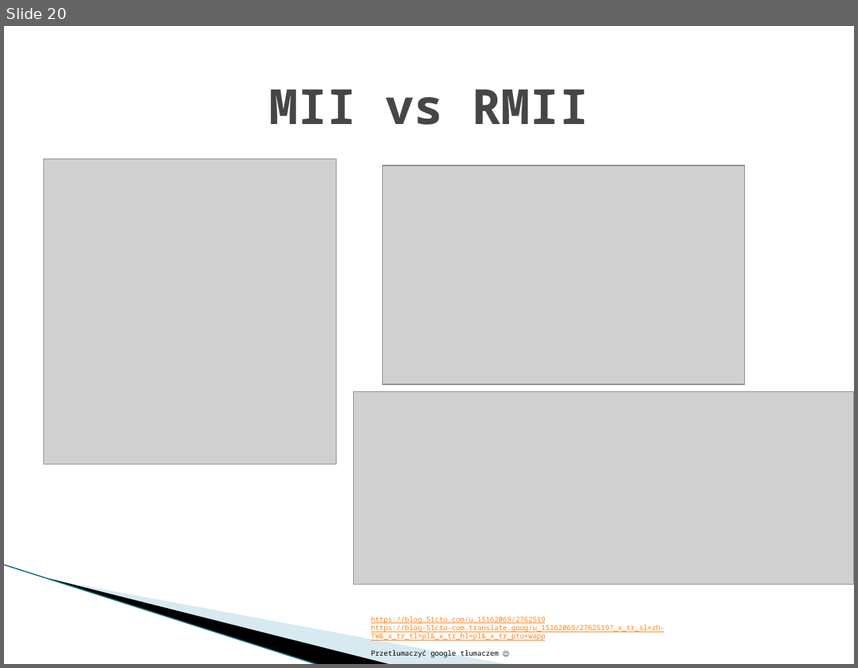
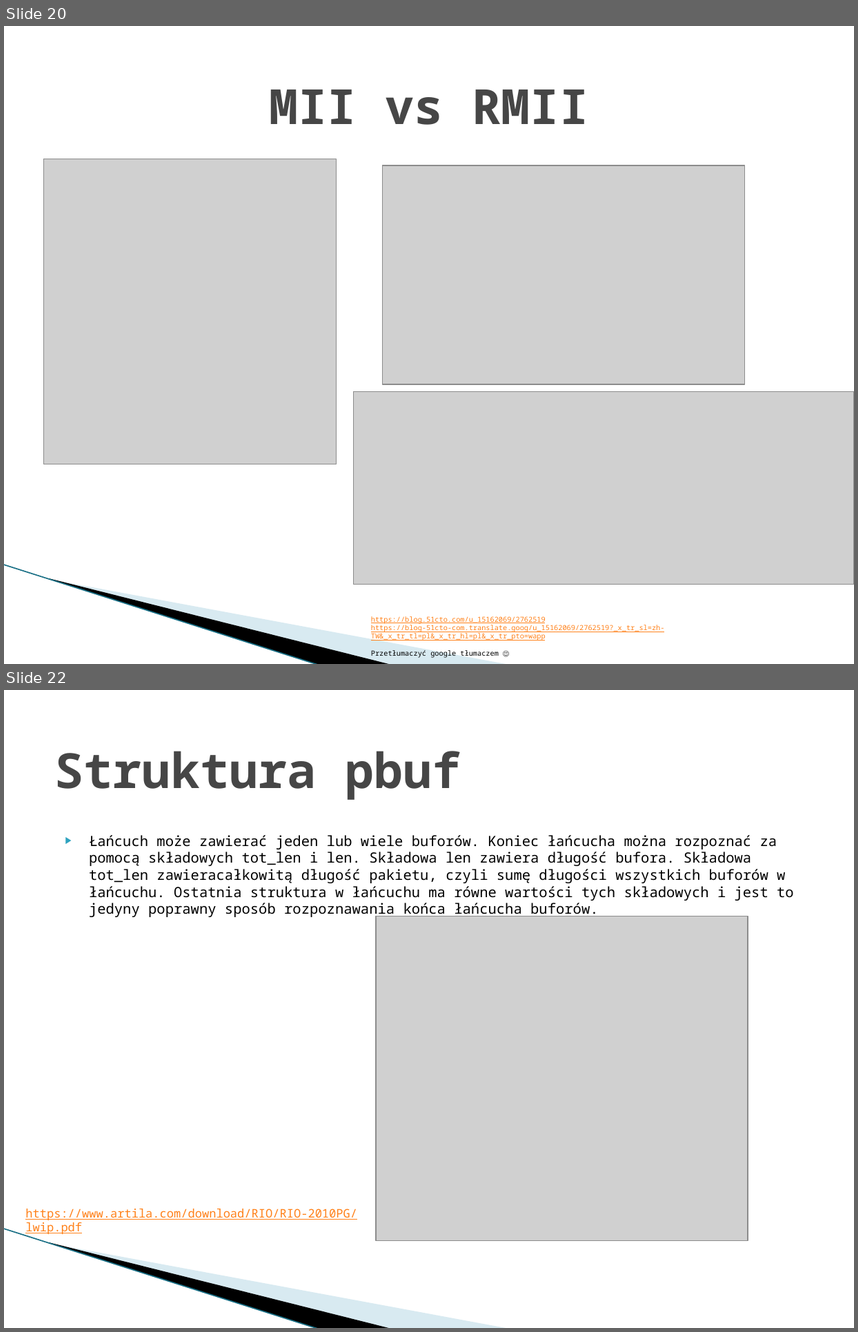
Before and after one commit to trteodor/YT_Ethernet_Tutorial, a slide deck: Ethernet_Pr.pptx. Shown one above the other, each under a label of ours: slide 20 before the commit, slides 20 and 22 after it; the slides between them are not shown. The pictures are 858x668 and 858x1332 pixels, drawn with LibreOffice and Linux fonts; fonts in the diff are those of the drawing; grey boxes stand for pictures; background and template pictures are left out. Boxes give left, top, right and bottom in pixels: in the first picture for what was removed or moved away, otherwise in the second. Text is boxed around its words. In the diff, an @@ line names an element or a change of style, - is before the commit and + after.

```diff
--- a/Ethernet_Pr.pptx
+++ b/Ethernet_Pr.pptx
@@ slide 22 added at [4, 690, 854, 1328], background #FFFFFF; not listed: 3 template elements that a slide beside it also shows @@
@@ title added at [55, 751, 461, 800], 41 pt, text #464646, bold @@
+Struktura pbuf
@@ text added at [89, 835, 794, 918], 12 pt, text #000000 @@
+▶ Łańcuch może zawierać jeden lub wiele buforów. Koniec łańcucha można rozpoznać za pomocą składowych tot_len i len. Składowa len zawiera długość bufora. Składowa tot_len zawieracałkowitą długość pakietu, czyli sumę długości wszystkich buforów w łańcuchu. Ostatnia struktura w łańcuchu ma równe wartości tych składowych i jest to jedyny poprawny sposób rozpoznawania końca łańcucha buforów.
@@ picture added at [375, 916, 748, 1241] @@
@@ text added at [25, 1208, 357, 1235], 10 pt, text #FF8119, underline @@
+https://www.artila.com/download/RIO/RIO-2010PG/lwip.pdf
```
Also in this commit, not shown: 2 slides changed, 2 other slides added, 13 other files.
